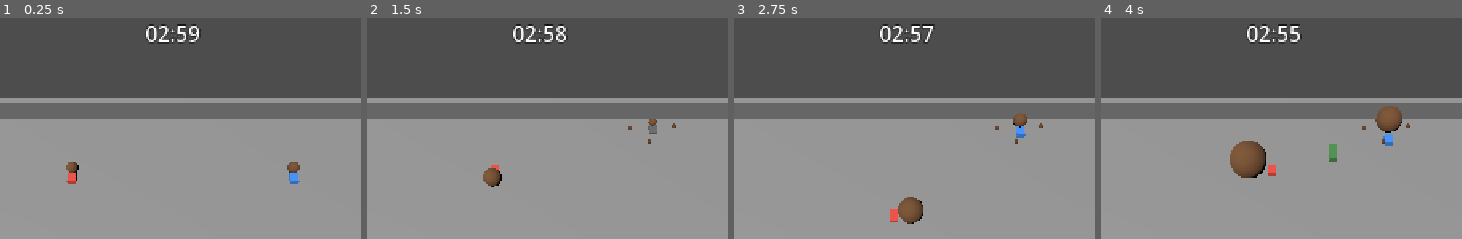
Above: before the commit, frames 1-4 (left to right).
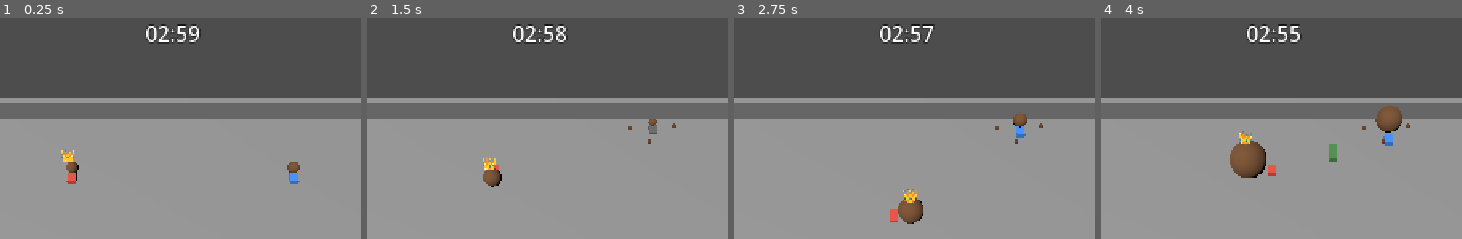
Above: after the commit, the same moments.

Repository: creeamsoda/Funcorogashi
Game: Godot game, scene res://scenes/Game.tscn
Two runs of this game, one before a commit and one after it. Both use one fixed random seed, a clock stepped at 60 frames per second and the inputs below.
Inputs:
- Up to frame 1 (0.25 s): no input
- Up to frame 2 (1.5 s): tap Enter at 0.5 s; hold Right 0.53-1.28 s; tap Shift at 0.6 s; tap Space at 0.77 s; hold Down from 1.28 s (still down); tap 1 at 1.35 s
- Up to frame 3 (2.75 s): tap Space at 1.52 s; release Down at 2.03 s; hold Right from 2.03 s (still down); tap 2 at 2.1 s
- Up to frame 4 (4 s): release Right at 2.78 s; hold Up 2.78-3.53 s; tap 3 at 2.85 s; tap Space at 3.02, 3.77 s; hold Left from 3.53 s (still down); tap 4 at 3.6 s
The pictures show only the part of the screen within x 29-79%, y 0-50%; the shares and areas given below are measured in that part.

The runs differ from the first frame. In frame 1, 0.1% of the frame differs, in the area x 16-21%, y 59-66%; in frame 2, 0.1%; in frame 3, 0.2%, in the area x 46-51%, y 77-84%; in frame 4, 0.1%.

Commit message:
視認性UIと着弾予告を追加

Diff:
--- /dev/null
+++ b/scenes/tests/UiFeedbackCheck.tscn
@@ -0,0 +1,6 @@
+[gd_scene load_steps=2 format=3]
+
+[ext_resource type="Script" path="res://scripts/tests/ui_feedback_check.gd" id="1_ui"]
+
+[node name="UiFeedbackCheck" type="Node3D"]
+script = ExtResource("1_ui")
--- a/scripts/animals/thrown_dung.gd
+++ b/scripts/animals/thrown_dung.gd
@@ -9,6 +9,7 @@
 var _size := 1.0
 var _start := Vector3.ZERO
 var _target := Vector3.ZERO
+var _landing_preview: MeshInstance3D
 
 static func create(from: Vector3, to: Vector3, sz: float = 1.0) -> ThrownDung:
 	var t := ThrownDung.new()
@@ -19,6 +20,7 @@
 
 func _ready() -> void:
 	global_position = _start
+	_create_landing_preview()
 	_vel = (_target - _start) / FLIGHT
 	_vel.y += 0.5 * G * FLIGHT # FLIGHT秒で target に着地する初速
 	var mi := MeshInstance3D.new()
@@ -39,6 +41,7 @@
 	var target := _check_player_hit()
 	if target != null:
 		target.apply_orangutan_hit() # 直撃: ボーナス+軽スロウ(切替可)。地面フンは残さない
+		_clear_landing_preview()
 		queue_free()
 		return
 	if global_position.y <= 0.0:
@@ -54,6 +57,7 @@
 	return null
 
 func _land() -> void:
+	_clear_landing_preview()
 	var c := get_tree().get_first_node_in_group("dung_container")
 	var parent: Node = c if c != null else get_parent()
 	if parent != null:
@@ -61,3 +65,33 @@
 		parent.add_child(pk)
 		pk.global_position = Vector3(global_position.x, 0.0, global_position.z)
 	queue_free()
+
+
+func _create_landing_preview() -> void:
+	var parent := get_parent()
+	if parent == null:
+		return
+	_landing_preview = MeshInstance3D.new()
+	_landing_preview.name = "LandingPreview"
+	var mesh := SphereMesh.new()
+	mesh.radius = 0.5
+	mesh.height = 0.28
+	_landing_preview.mesh = mesh
+	var mat := StandardMaterial3D.new()
+	mat.transparency = BaseMaterial3D.TRANSPARENCY_ALPHA
+	mat.albedo_color = Color(0.40, 0.26, 0.15, 0.25)
+	mat.shading_mode = BaseMaterial3D.SHADING_MODE_UNSHADED
+	_landing_preview.material_override = mat
+	_landing_preview.cast_shadow = GeometryInstance3D.SHADOW_CASTING_SETTING_OFF
+	parent.add_child(_landing_preview)
+	_landing_preview.global_position = Vector3(_target.x, 0.14, _target.z)
+
+
+func _clear_landing_preview() -> void:
+	if is_instance_valid(_landing_preview):
+		_landing_preview.queue_free()
+	_landing_preview = null
+
+
+func _exit_tree() -> void:
+	_clear_landing_preview()
--- a/scripts/game_manager.gd
+++ b/scripts/game_manager.gd
@@ -9,6 +9,7 @@
 const SPAWN_SPOTS := [
 	Vector3(-9, 0, -6), Vector3(9, 0, -6), Vector3(-9, 0, 6), Vector3(9, 0, 6),
 ]
+const CROWN_HIDE_TIME := 30.0
 
 var players: Array[Player] = []
 var stats := {}          ## player_id -> {dash_hits:int, pickups:int}
@@ -16,6 +17,7 @@
 var _running := false
 var _dung: Node3D
 var _hud: Hud
+var _crown_hidden := false
 
 
 func _ready() -> void:
@@ -27,6 +29,7 @@
 	add_child(_dung)
 
 	_spawn_players()
+	_update_leader_crown()
 	Input.joy_connection_changed.connect(_on_joy_connection_changed)
 
 	add_child(load("res://scenes/animals/AnimalSpawner.tscn").instantiate())
@@ -80,6 +83,9 @@
 	if not _running:
 		return
 	time_left -= delta
+	if not _crown_hidden and time_left <= CROWN_HIDE_TIME:
+		_crown_hidden = true
+		_hide_all_crowns()
 	time_changed.emit(time_left)
 	if _hud != null:
 		_hud.set_time(time_left)
@@ -90,6 +96,8 @@
 func _on_size_changed(pid: int, size: float) -> void:
 	if _hud != null:
 		_hud.set_size(pid, size)
+	if not _crown_hidden:
+		_update_leader_crown()
 
 
 func _on_dash_hit(attacker_id: int, _victim_id: int) -> void:
@@ -107,6 +115,7 @@
 
 func _end_match() -> void:
 	_running = false
+	_hide_all_crowns()
 	var results: Array = []
 	for p in players:
 		results.append({
@@ -118,3 +127,19 @@
 	var res := (load("res://scenes/ui/Results.tscn") as PackedScene).instantiate() as Results
 	add_child(res)
 	res.show_results(results)
+
+
+func _update_leader_crown() -> void:
+	if players.is_empty() or _crown_hidden:
+		return
+	var leader: Player = players[0]
+	for p in players:
+		if p.size > leader.size:
+			leader = p
+	for p in players:
+		p.set_crown_visible(p == leader)
+
+
+func _hide_all_crowns() -> void:
+	for p in players:
+		p.set_crown_visible(false)
--- a/scripts/player.gd
+++ b/scripts/player.gd
@@ -10,6 +10,10 @@
 signal dash_hit(attacker_id: int, victim_id: int)
 
 enum State { ROLLING, DASH_WINDUP, DASHING, STUNNED }
+
+const DUNG_COLOR := Color(0.45, 0.30, 0.18)
+const WINDUP_FLASH_COLOR := Color(1.0, 1.0, 1.0)
+const WINDUP_FLASH_INTERVAL := 0.08
 
 const PLAYER_COLORS := [
 	Color(0.90, 0.30, 0.25), # P1 赤
@@ -56,9 +60,11 @@
 
 var _ball_mesh: SphereMesh
 var _ball_mi: MeshInstance3D
+var _ball_mat: StandardMaterial3D
 var _ball_shape: SphereShape3D
 var _beetle: MeshInstance3D
 var _beetle_mat: StandardMaterial3D
+var _crown: Label3D
 
 
 func _ready() -> void:
@@ -130,6 +136,12 @@
 	return _radius()
 
 
+## 現在1位を示す仮の王冠表示。順位判定と残り30秒の制御は GameManager が行う。
+func set_crown_visible(show: bool) -> void:
+	if _crown != null:
+		_crown.visible = show
+
+
 ## 保有フンの drop_ratio 分を地面に分裂ドロップし、スタン状態に入る。
 func drop_and_stun(_is_self_crash: bool = false) -> void:
 	var total: float = size * Config.balance.drop_ratio
@@ -331,13 +343,15 @@
 
 	_ball_mesh = SphereMesh.new()
 	_ball_mi = MeshInstance3D.new()
+	_ball_mi.name = "DungBall"
 	_ball_mi.mesh = _ball_mesh
-	var ball_mat := StandardMaterial3D.new()
-	ball_mat.albedo_color = Color(0.45, 0.30, 0.18) # フンの茶色
-	_ball_mi.material_override = ball_mat
+	_ball_mat = StandardMaterial3D.new()
+	_ball_mat.albedo_color = DUNG_COLOR
+	_ball_mi.material_override = _ball_mat
 	add_child(_ball_mi)
 
 	_beetle = MeshInstance3D.new()
+	_beetle.name = "Beetle"
 	var bmesh := BoxMesh.new()
 	bmesh.size = Vector3(0.7, 0.3, 0.9)
 	_beetle.mesh = bmesh
@@ -346,6 +360,20 @@
 	_beetle.material_override = _beetle_mat
 	add_child(_beetle)
 
+	_crown = Label3D.new()
+	_crown.name = "LeaderCrown"
+	_crown.text = "👑"
+	_crown.font_size = 96
+	_crown.pixel_size = 0.012
+	_crown.billboard = BaseMaterial3D.BILLBOARD_ENABLED
+	_crown.no_depth_test = true
+	_crown.outline_size = 10
+	var emoji_font := SystemFont.new()
+	emoji_font.font_names = PackedStringArray(["Segoe UI Emoji", "Noto Color Emoji"])
+	_crown.font = emoji_font
+	_crown.visible = false
+	add_child(_crown)
+
 
 func _apply_size_visual() -> void:
 	var r := _radius()
@@ -353,25 +381,34 @@
 	_ball_mesh.height = r * 2.0
 	_ball_shape.radius = r
 	position.y = r
+	if _crown != null:
+		_crown.position = Vector3(0, r + 1.0, 0)
 	_update_beetle()
 
 
 func _update_beetle() -> void:
 	var r := _radius()
 	_beetle.position = -facing * (r + 0.35) + Vector3(0, -r + 0.15, 0)
+	var flash_on := _windup_flash_on()
 	if _beetle_mat != null:
-		_beetle_mat.albedo_color = _state_tint()
+		_beetle_mat.albedo_color = WINDUP_FLASH_COLOR if flash_on else _state_tint()
+	if _ball_mat != null:
+		_ball_mat.albedo_color = WINDUP_FLASH_COLOR if flash_on else DUNG_COLOR
 
 
 ## 状態に応じた本体の色。前隙=白で予備動作を予告 / スタン=灰。
 func _state_tint() -> Color:
 	match state:
-		State.DASH_WINDUP:
-			return Color(1, 1, 1)
 		State.STUNNED:
 			return Color(0.4, 0.4, 0.4)
 		_:
 			return PLAYER_COLORS[player_id % PLAYER_COLORS.size()]
+
+
+func _windup_flash_on() -> bool:
+	if state != State.DASH_WINDUP:
+		return false
+	return int(_windup_t / WINDUP_FLASH_INTERVAL) % 2 == 0
 
 
 func _roll_ball(delta: float) -> void:
--- a/scripts/tests/orangutan_check.gd
+++ b/scripts/tests/orangutan_check.gd
@@ -13,9 +13,15 @@
 	var expected: int = Config.balance.orangutan_throw_count
 	var times: Array[float] = []
 	var last := 0
+	var preview_seen := false
 	var t := 0.0
 	while t < 8.0 and times.size() < expected:
-		var c := dung.get_child_count()
+		var c := 0
+		for child in dung.get_children():
+			if child is DungPickup:
+				c += 1
+			elif child.name == "LandingPreview":
+				preview_seen = true
 		while c > last:
 			times.append(t)
 			last += 1
@@ -24,7 +30,8 @@
 
 	var gap := (times[1] - times[0]) if times.size() >= 2 else -1.0
 	var staggered := times.size() >= 2 and gap > 0.3
-	var ok: bool = times.size() == expected and staggered
+	var ok: bool = times.size() == expected and staggered and preview_seen
 	print("[orangutan_check] result=", ("PASS" if ok else "FAIL"),
-		" landed=", times.size(), " expected=", expected, " gap=", "%.2f" % gap)
+		" landed=", times.size(), " expected=", expected, " gap=", "%.2f" % gap,
+		" preview_seen=", preview_seen)
 	get_tree().quit(0 if ok else 1)
--- /dev/null
+++ b/scripts/tests/ui_feedback_check.gd
@@ -0,0 +1,79 @@
+extends Node3D
+## MVP視認性UIのheadless自動テスト:
+## 王冠の順位追従/残り30秒で非表示、突進準備時の本体+フン点滅、着弾予告の生成/消去。
+
+
+func _ready() -> void:
+	var crown_ok := await _test_crown()
+	var blink_ok := await _test_windup_blink()
+	var preview_ok := await _test_landing_preview()
+	var ok := crown_ok and blink_ok and preview_ok
+	print("[ui_feedback_check] result=", ("PASS" if ok else "FAIL"),
+		" crown=", crown_ok, " blink=", blink_ok, " landing_preview=", preview_ok)
+	get_tree().quit(0 if ok else 1)
+
+
+func _test_crown() -> bool:
+	var gm: GameManager = (load("res://scenes/Game.tscn") as PackedScene).instantiate()
+	add_child(gm)
+	await get_tree().process_frame
+	await get_tree().physics_frame
+	var p0 := gm.players[0]
+	var p1 := gm.players[1]
+	var c0 := p0.get_node_or_null("LeaderCrown") as Label3D
+	var c1 := p1.get_node_or_null("LeaderCrown") as Label3D
+	var initial_ok := c0 != null and c0.text == "👑" and c0.visible and c1 != null and not c1.visible
+	p1.add_size(5.0)
+	await get_tree().process_frame
+	var switched := not c0.visible and c1.visible
+	gm.time_left = GameManager.CROWN_HIDE_TIME + 0.01
+	await get_tree().process_frame
+	await get_tree().process_frame
+	var hidden := not c0.visible and not c1.visible
+	gm.queue_free()
+	await get_tree().process_frame
+	return initial_ok and switched and hidden
+
+
+func _test_windup_blink() -> bool:
+	var p: Player = (load("res://scenes/Player.tscn") as PackedScene).instantiate()
+	p.input_device = 9999
+	add_child(p)
+	await get_tree().process_frame
+	var ball := p.get_node("DungBall") as MeshInstance3D
+	var beetle := p.get_node("Beetle") as MeshInstance3D
+	p._start_dash()
+	var ball_flashes := false
+	var beetle_flashes := false
+	for _i in 12:
+		await get_tree().create_timer(0.02).timeout
+		var ball_color: Color = (ball.material_override as StandardMaterial3D).albedo_color
+		var beetle_color: Color = (beetle.material_override as StandardMaterial3D).albedo_color
+		ball_flashes = ball_flashes or ball_color.is_equal_approx(Player.WINDUP_FLASH_COLOR)
+		beetle_flashes = beetle_flashes or beetle_color.is_equal_approx(Player.WINDUP_FLASH_COLOR)
+	p.queue_free()
+	await get_tree().process_frame
+	return ball_flashes and beetle_flashes
+
+
+func _test_landing_preview() -> bool:
+	var dung := Node3D.new()
+	dung.add_to_group("dung_container")
+	add_child(dung)
+	var td := ThrownDung.create(Vector3(0, 3, 0), Vector3(2, 0, 1), 1.0)
+	dung.add_child(td)
+	await get_tree().process_frame
+	var preview := dung.get_node_or_null("LandingPreview") as MeshInstance3D
+	var preview_ok := preview != null
+	if preview != null:
+		var mat := preview.material_override as StandardMaterial3D
+		preview_ok = mat != null and mat.albedo_color.a < 0.5
+	await get_tree().create_timer(1.3).timeout
+	var landed := false
+	for child in dung.get_children():
+		if child is DungPickup:
+			landed = true
+	var cleared := dung.get_node_or_null("LandingPreview") == null
+	dung.queue_free()
+	await get_tree().process_frame
+	return preview_ok and landed and cleared
Not shown, added: scripts/tests/ui_feedback_check.gd.uid
Not shown, changed: フンコロバトル_MVP構成.md
Not shown, changed: フンコロバトル_企画書.md
